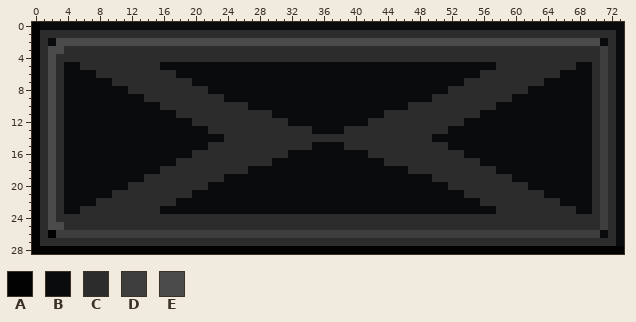
Two states of a sprite sheet, Assets/Art/Sprites/platform.png. Above, as it was before the edit.
The file is 74x29 pixels. Colours within 5 levels of each other are drawn and written as one.
Palette (. is transparent): A #020203  B #090b0c  C #2c2c2c  D #3e3e3e  E #4b4b4b
After the commit:
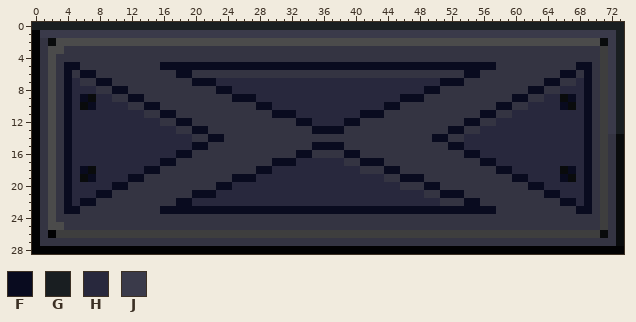
Colours new in this view: F #090b1f  G #191e21  H #28283d  J #3a3a4a
What changed:
@@ palette @@
-C #2c2c2c
+C #343442
@@ x 0..73 @@
- 0 ABBBBBBBBBBBBBBBBBBBBBBBBBBBBBBBBBBBBBBBBBBBBBBBBBBBBBBBBBBBBBBBBBBBBBBBBB
- 1 ACCCCCCCCCCCCCCCCCCCCCCCCCCCCCCCCCCCCCCCCCCCCCCCCCCCCCCCCCCCCCCCCCCCCCCCCB
- 2 ACBEEEEEEEEEEEEEEEEEEEEEEEEEEEEEEEEEEEEEEEEEEEEEEEEEEEEEEEEEEEEEEEEEEEEBCB
- 3 ACEECCCCCCCCCCCCCCCCCCCCCCCCCCCCCCCCCCCCCCCCCCCCCCCCCCCCCCCCCCCCCCCCCCCDCB
- 4 ACECCCCCCCCCCCCCCCCCCCCCCCCCCCCCCCCCCCCCCCCCCCCCCCCCCCCCCCCCCCCCCCCCCCCDCB
- 5 ACECBBCCCCCCCCCCBBBBBBBBBBBBBBBBBBBBBBBBBBBBBBBBBBBBBBBBBBCCCCCCCCCCBBCDCB
- 6 ACECBBBBCCCCCCCCCCBBBBBBBBBBBBBBBBBBBBBBBBBBBBBBBBBBBBBBCCCCCCCCCCBBBBCDCB
- 7 ACECBBBBBBCCCCCCCCCCBBBBBBBBBBBBBBBBBBBBBBBBBBBBBBBBBBCCCCCCCCCCBBBBBBCDCB
- 8 ACECBBBBBBBBCCCCCCCCCCBBBBBBBBBBBBBBBBBBBBBBBBBBBBBBCCCCCCCCCCBBBBBBBBCDCB
- 9 ACECBBBBBBBBBBCCCCCCCCCCBBBBBBBBBBBBBBBBBBBBBBBBBBCCCCCCCCCCBBBBBBBBBBCDCB
-10 ACECBBBBBBBBBBBBCCCCCCCCCCCBBBBBBBBBBBBBBBBBBBBCCCCCCCCCCCBBBBBBBBBBBBCDCB
-11 ACECBBBBBBBBBBBBBBCCCCCCCCCCCCBBBBBBBBBBBBBBCCCCCCCCCCCCBBBBBBBBBBBBBBCDCB
-12 ACECBBBBBBBBBBBBBBBBCCCCCCCCCCCCBBBBBBBBBBCCCCCCCCCCCCBBBBBBBBBBBBBBBBCDCB
-13 ACECBBBBBBBBBBBBBBBBBBCCCCCCCCCCCCCBBBBCCCCCCCCCCCCCBBBBBBBBBBBBBBBBBBCDCB
-14 ACECBBBBBBBBBBBBBBBBBBBBCCCCCCCCCCCCCCCCCCCCCCCCCCBBBBBBBBBBBBBBBBBBBBCDCB
-15 ACECBBBBBBBBBBBBBBBBBBCCCCCCCCCCCCCBBBBCCCCCCCCCCCCCBBBBBBBBBBBBBBBBBBCDCB
-16 ACECBBBBBBBBBBBBBBBBCCCCCCCCCCCCBBBBBBBBBBCCCCCCCCCCCCBBBBBBBBBBBBBBBBCDCB
-17 ACECBBBBBBBBBBBBBBCCCCCCCCCCCCBBBBBBBBBBBBBBCCCCCCCCCCCCBBBBBBBBBBBBBBCDCB
-18 ACECBBBBBBBBBBBBCCCCCCCCCCCBBBBBBBBBBBBBBBBBBBBCCCCCCCCCCCBBBBBBBBBBBBCDCB
-19 ACECBBBBBBBBBBCCCCCCCCCCBBBBBBBBBBBBBBBBBBBBBBBBBBCCCCCCCCCCBBBBBBBBBBCDCB
-20 ACECBBBBBBBBCCCCCCCCCCBBBBBBBBBBBBBBBBBBBBBBBBBBBBBBCCCCCCCCCCBBBBBBBBCDCB
-21 ACECBBBBBBCCCCCCCCCCBBBBBBBBBBBBBBBBBBBBBBBBBBBBBBBBBBCCCCCCCCCCBBBBBBCDCB
-22 ACECBBBBCCCCCCCCCCBBBBBBBBBBBBBBBBBBBBBBBBBBBBBBBBBBBBBBCCCCCCCCCCBBBBCDCB
-23 ACECBBCCCCCCCCCCBBBBBBBBBBBBBBBBBBBBBBBBBBBBBBBBBBBBBBBBBBCCCCCCCCCCBBCDCB
+ 0 GGGGGGGGGGGGGGGGGGGGGGGGGGGGGGGGGGGGGGGGGGGGGGGGGGGGGGGGGGGGGGGGGGGGGGGGGG
+ 1 AJJJJJJJJJJJJJJJJJJJJJJJJJJJJJJJJJJJJJJJJJJJJJJJJJJJJJJJJJJJJJJJJJJJJJJJJG
+ 2 ACBEEEEEEEEEEEEEEEEEEEEEEEEEEEEEEEEEEEEEEEEEEEEEEEEEEEEEEEEEEEEEEEEEEEEBJG
+ 3 ACEECCCCCCCCCCCCCCCCCCCCCCCCCCCCCCCCCCCCCCCCCCCCCCCCCCCCCCCCCCCCCCCCCCCDJG
+ 4 ACECCCCCCCCCCCCCCCCCCCCCCCCCCCCCCCCCCCCCCCCCCCCCCCCCCCCCCCCCCCCCCCCCCCCDJG
+ 5 ACECFFCCCCCCCCCCFFFFFFFFFFFFFFFFFFFFFFFFFFFFFFFFFFFFFFFFFFCCCCCCCCCCFFCDJG
+ 6 ACECFCFFCCCCCCCCCCFFCCCCCCCCCCCCCCCCCCCCCCCCCCCCCCCCCCFFCCCCCCCCCCFFCFCDJG
+ 7 ACECFHCCFFCCCCCCCCCCFFFHHHHHHHHHHHHHHHHHHHHHHHHHHHHFFFCCCCCCCCCCFFCCHFCDJG
+ 8 ACECFHHHCCFFCCCCCCCCCCCFFHHHHHHHHHHHHHHHHHHHHHHHHFFCCCCCCCCCCCFFCCHHHFCDJG
+ 9 ACECFHFBHHCCFFCCCCCCCCCCCFFFHHHHHHHHHHHHHHHHHHFFFCCCCCCCCCCCFFCCHHBFHFCDJG
+10 ACECFHBFHHHHCCFFCCCCCCCCCCCCFFHHHHHHHHHHHHHHFFCCCCCCCCCCCCFFCCHHHHFBHFCDJG
+11 ACECFHHHHHHHHHCCFFCCCCCCCCCCCCFFFHHHHHHHHFFFCCCCCCCCCCCCFFCCHHHHHHHHHFCDJG
+12 ACECFHHHHHHHHHHHCCFFCCCCCCCCCCCCCFFHHHHFFCCCCCCCCCCCCCFFCCHHHHHHHHHHHFCDJG
+13 ACECFHHHHHHHHHHHHHCCFFCCCCCCCCCCCCCFFFFCCCCCCCCCCCCCFFCCHHHHHHHHHHHHHFCDJG
+14 ACECFHHHHHHHHHHHHHHHCCFFCCCCCCCCCCCCCCCCCCCCCCCCCCFFCCHHHHHHHHHHHHHHHFCDCB
+15 ACECFHHHHHHHHHHHHHHHFFCCCCCCCCCCCCCFFFFCCCCCCCCCCCCCFFHHHHHHHHHHHHHHHFCDCB
+16 ACECFHHHHHHHHHHHHHFFCCCCCCCCCCCCCFFCCCCFFCCCCCCCCCCCCCFFHHHHHHHHHHHHHFCDCB
+17 ACECFHHHHHHHHHHHFFCCCCCCCCCCCCFFFHHHHHHCCFFFCCCCCCCCCCCCFFHHHHHHHHHHHFCDCB
+18 ACECFHFBHHHHHHFFCCCCCCCCCCCCFFHHHHHHHHHHHCCCFFCCCCCCCCCCCCFFHHHHHHBFHFCDCB
+19 ACECFHBFHHHHFFCCCCCCCCCCCFFFHHHHHHHHHHHHHHHHCCFFFCCCCCCCCCCCFFHHHHFBHFCDCB
+20 ACECFHHHHHFFCCCCCCCCCCCFFHHHHHHHHHHHHHHHHHHHHHCCCFFCCCCCCCCCCCFFHHHHHFCDCB
+21 ACECFHHHFFCCCCCCCCCCFFFHHHHHHHHHHHHHHHHHHHHHHHHHHCCFFFCCCCCCCCCCFFHHHFCDCB
+22 ACECFHFFCCCCCCCCCCFFHHHHHHHHHHHHHHHHHHHHHHHHHHHHHHHCCCFFCCCCCCCCCCFFHFCDCB
+23 ACECFFCCCCCCCCCCFFFFFFFFFFFFFFFFFFFFFFFFFFFFFFFFFFFFFFFFFFCCCCCCCCCCFFCDCB
 24 ACECCCCCCCCCCCCCCCCCCCCCCCCCCCCCCCCCCCCCCCCCCCCCCCCCCCCCCCCCCCCCCCCCCCCDCB
Where, in picture pixels (left, top, right, bottom), the same in both pictures:
changed: (32, 22, 624, 246)
